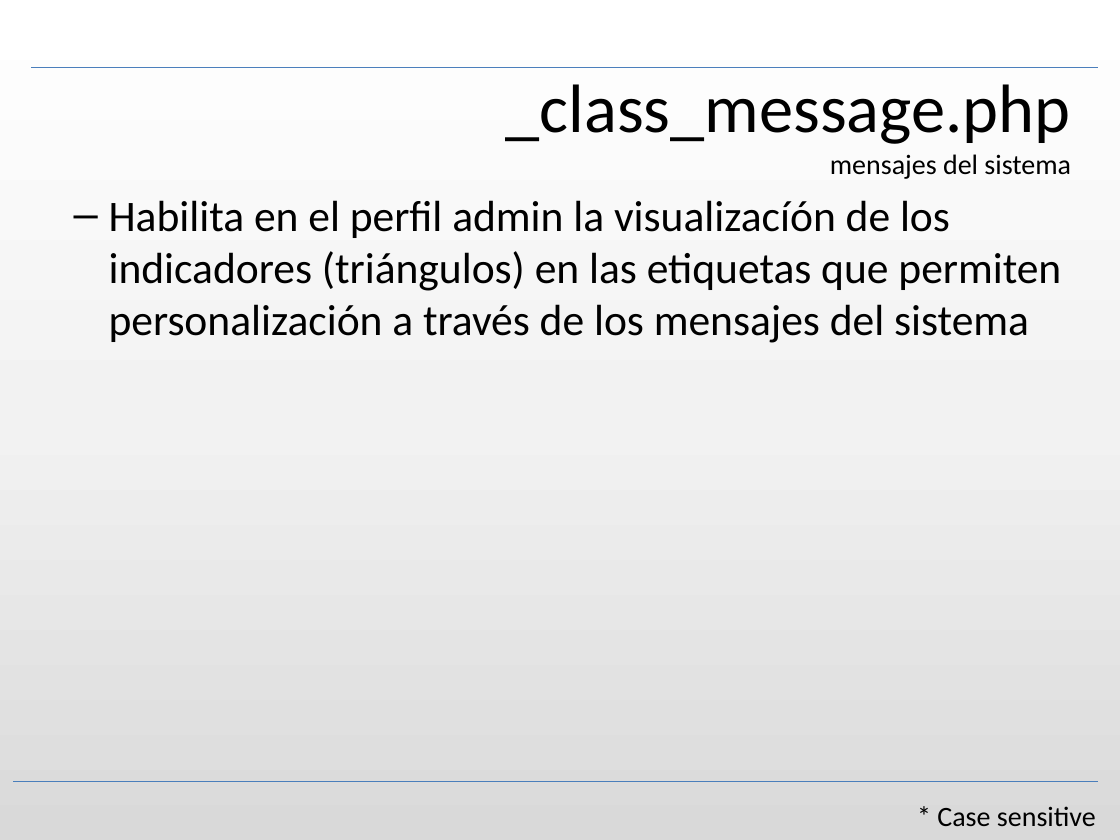
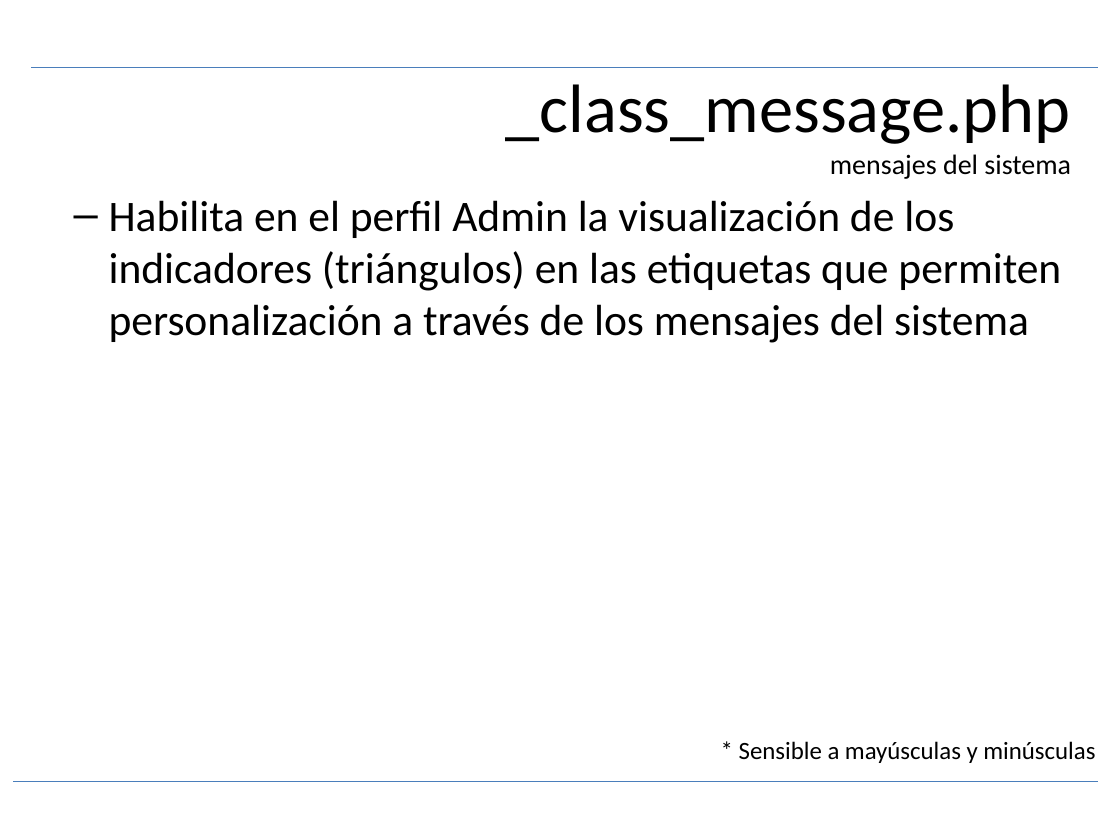
Before and after one commit to bireme/proethos, a slide deck: slide 19 of _documents/presentation/ProEthos - es_ES - v0.14.52.pptx. Drawn at 1120x840 pixels with LibreOffice and Linux fonts; fonts in the diff are those of the drawing; background and template pictures are left out. Boxes give left, top, right and bottom in pixels: in the first picture for what was removed or moved away, otherwise in the second. Text is boxed around its words. In the diff, an @@ line names an element or a change of style, - is before the commit and + after.

```diff
--- a/_documents/presentation/ProEthos - es_ES - v0.14.52.pptx
+++ b/_documents/presentation/ProEthos - es_ES - v0.14.52.pptx
@@ background gradient #FFFFFF to #F2F2F2 to #D9D9D9 to #FFFFFF @@
@@ text at (x1=109, y1=200, x2=1061, y2=343): text changed @@
-  – Habilita en el perfil admin la visualizacíón de los indicadores (triángulos) en las etiquetas que permiten personalización a través de los mensajes del sistema
+  – Habilita en el perfil Admin la visualización de los indicadores (triángulos) en las etiquetas que permiten personalización a través de los mensajes del sistema
@@ text at (x1=739, y1=741, x2=1095, y2=763): text changed; size 18 to 16 pt @@
-* Case sensitive
+* Sensible a mayúsculas y minúsculas
```
Also in this commit, not shown: 33 other slides changed, 3 other files.
